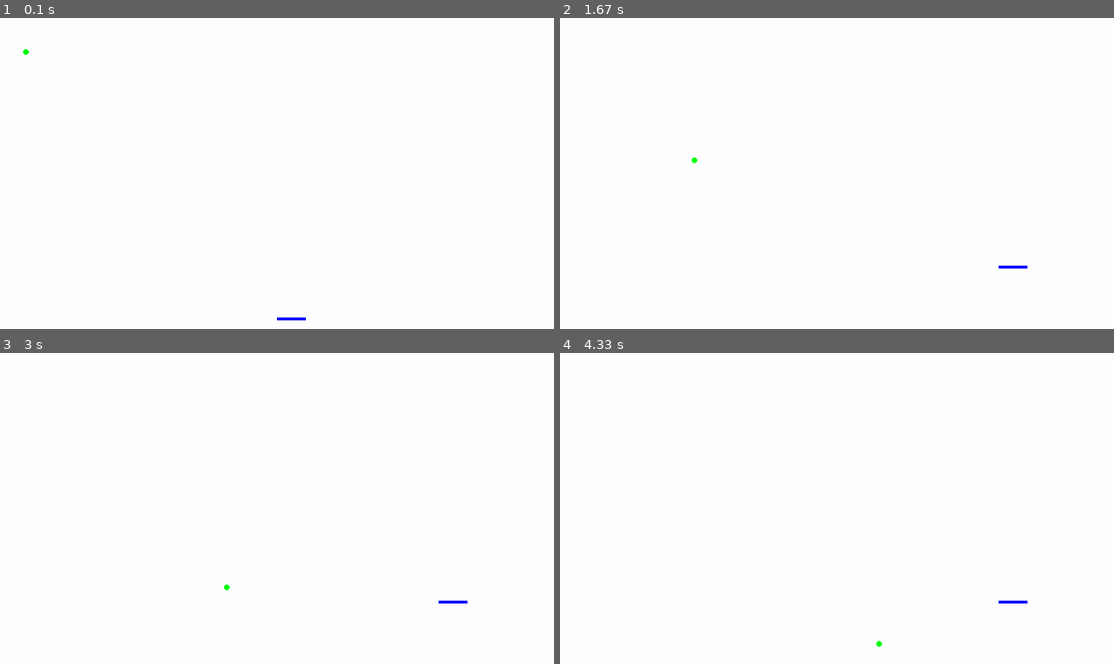
Above: before the commit, frames 1-4 (two rows, left to right).
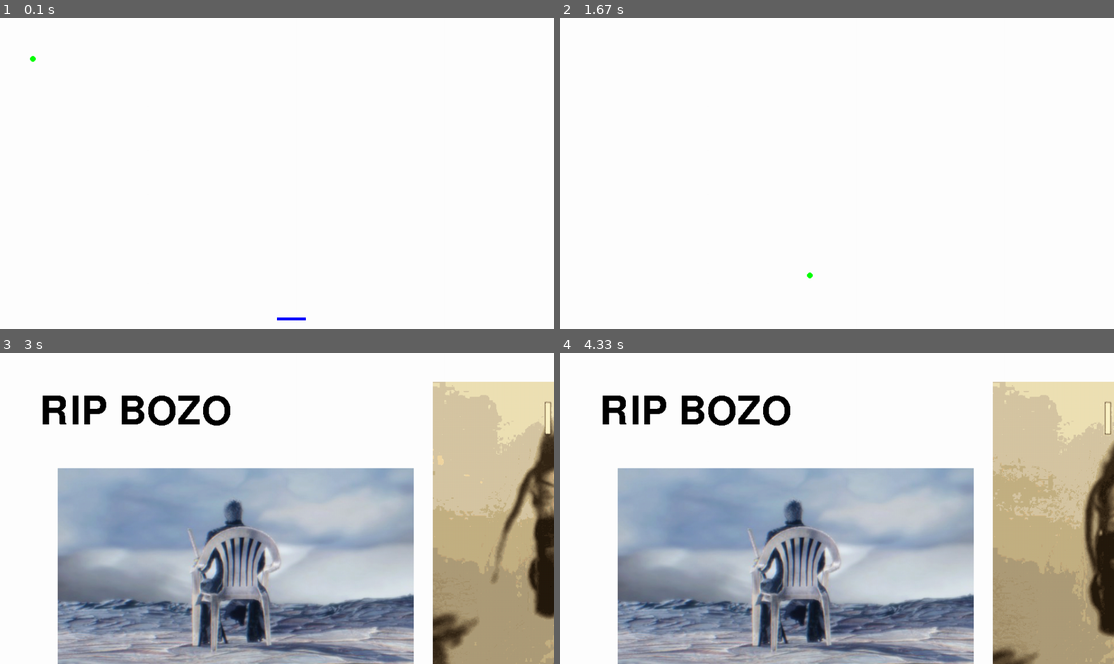
Above: after the commit, the same moments.

Repository: Arcthuruss/breakout
Game: pygame game, started from casse-brique.py
The game is run twice, just before and just after one commit, with the same random seed, the same clock (stepped at 60 frames per second) and the same inputs.
Inputs (mouse positions are in pixels of both pictures, inside the frame that each line leads up to):
- Up to frame 1 (0.1 s): no input
- Up to frame 2 (1.67 s): hold Right 0.33-0.8 s; move the mouse to (814, 185) at 0.37 s; hold Up 0.83-1.13 s; hold Right 1.17-1.63 s
- Up to frame 3 (3 s): no input
- Up to frame 4 (4.33 s): no input

The runs differ from the first frame. In frame 1, less than 0.1% of the frame differs, in the area x 4-7%, y 9-15%; in frame 2, less than 0.1%; in frame 3, 62%, in the area x 7-100%, y 9-100%; in frame 4, 62%.

Commit message:
speed scales on difficulty

Diff:
--- a/casse-brique.py
+++ b/casse-brique.py
@@ -25,7 +25,7 @@
     actualiserAffichage(fenetre)
     print(f"{difficulty.lives=}")
     #sleep(vitesse)
-    clock.tick(60)
+    clock.tick(difficulty.speed)
     pygame.event.get()
     #for event in pygame.event.get(): #détection evenement
     #    if event.type==MOUSEMOTION: #evenement sur la souris
--- a/difficulty.py
+++ b/difficulty.py
@@ -1,4 +1,4 @@
-difficulty = "Normal" # Set as none by default ?
+difficulty = "Lunatic" # Set as none by default ?
 lives = 3 # Normal settings by default
 speed = 60 # ""      ""     ""    ""
 match difficulty:
